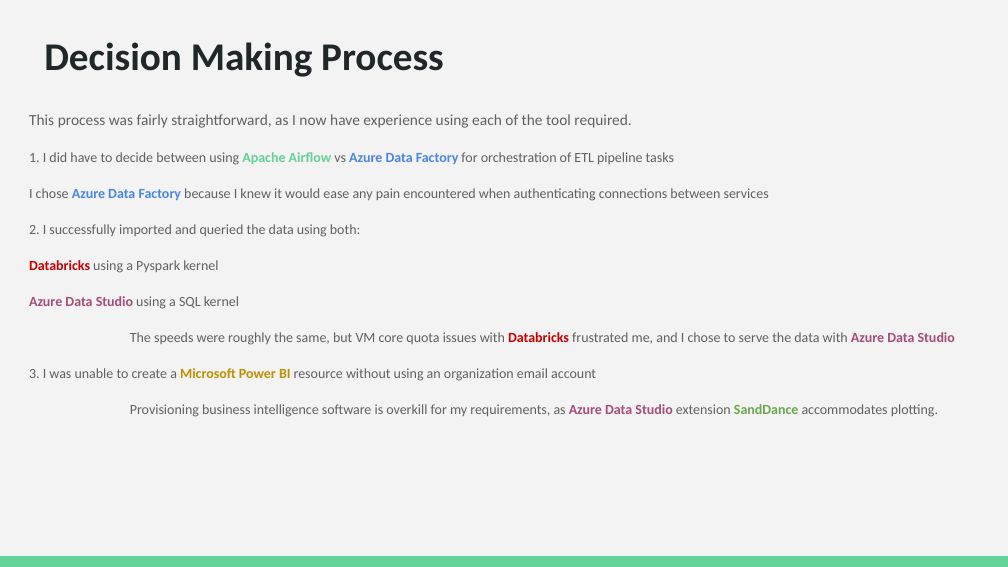
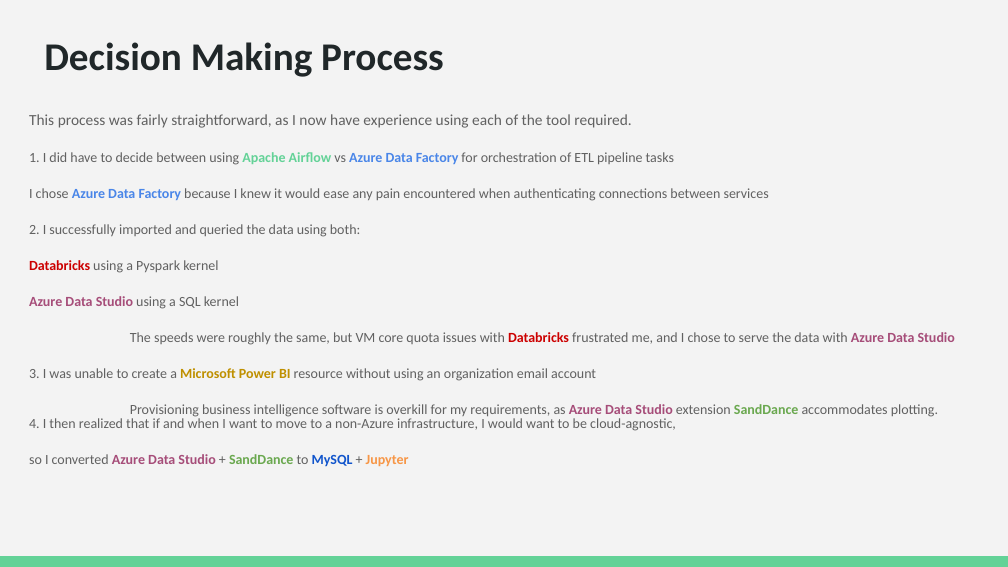
Before and after one commit to conner-mcnicholas/SevereWeatherDB, a slide deck: slide 2 of Step7/docs/DeploymentArchitecture.odp. Drawn at 1008x567 pixels with LibreOffice and Linux fonts; fonts in the diff are those of the drawing. Boxes give left, top, right and bottom in pixels: in the first picture for what was removed or moved away, otherwise in the second. Text is boxed around its words. In the diff, an @@ line names an element or a change of style, - is before the commit and + after.

```diff
--- a/Step7/docs/DeploymentArchitecture.odp
+++ b/Step7/docs/DeploymentArchitecture.odp
@@ text added at [29,416,676,466], 10 pt, text #616161 @@
+4. I then realized that if and when I want to move to a non-Azure infrastructure, I would want to be cloud-agnostic,
+so I converted Azure Data Studio + SandDance to MySQL + Jupyter
```
Also in this commit, not shown: 1 other slide changed, 1 slide added, 21 other files.
